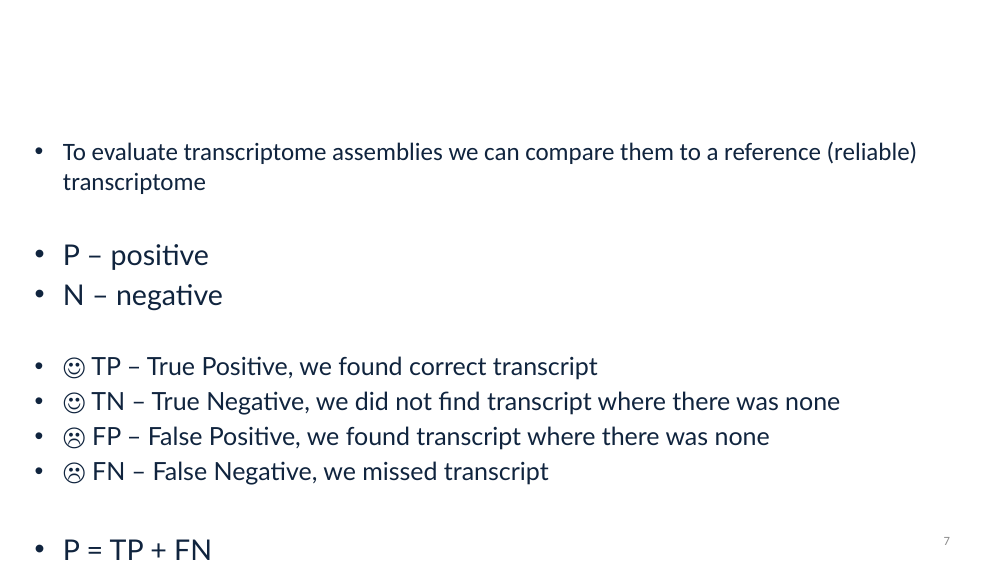
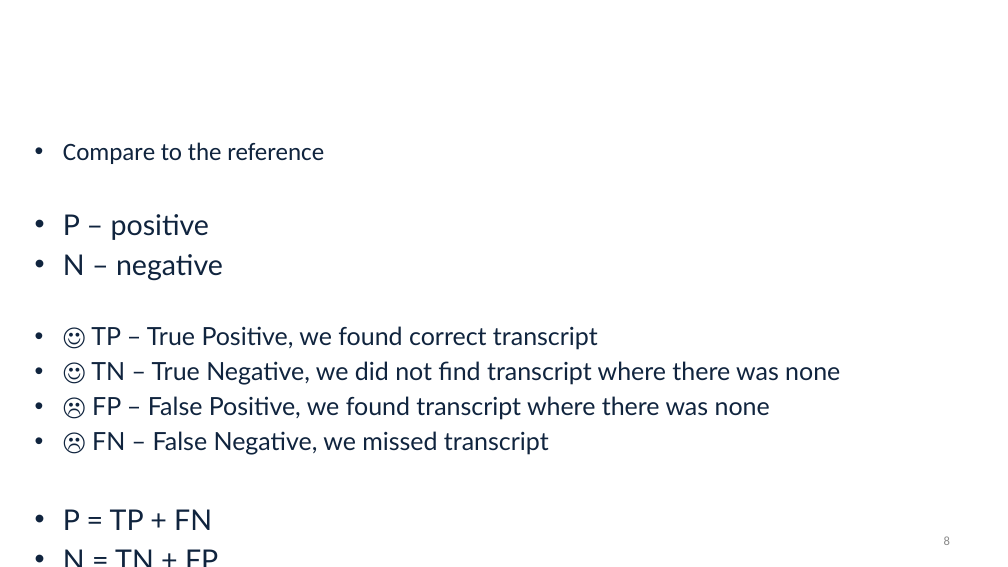
Before and after one commit to alekseyzimin/BME-Algorithms-for-Analysis-of-Genomic-Data, a slide deck: slide 8 of Lectures/Week 10 -- Evaluation of Transcript assemblies.pptx (slide 7 before the commit). Drawn at 1008x567 pixels with LibreOffice and Linux fonts; fonts in the diff are those of the drawing; background and template pictures are left out. Boxes give left, top, right and bottom in pixels: in the first picture for what was removed or moved away, otherwise in the second. Text is boxed around its words. In the diff, an @@ line names an element or a change of style, - is before the commit and + after.

```diff
--- a/Lectures/Week 10 -- Evaluation of Transcript assemblies.pptx
+++ b/Lectures/Week 10 -- Evaluation of Transcript assemblies.pptx
@@ text at <box>63,142,324,164</box>: text changed @@
-• To evaluate transcriptome assemblies we can compare them to a reference (reliable) transcriptome
+• Compare to the reference
@@ page number at <box>944,536,950,545</box>: text changed @@
-7
+8
```
Also in this commit, not shown: 1 other slide changed, 1 slide added, 1 other file.
